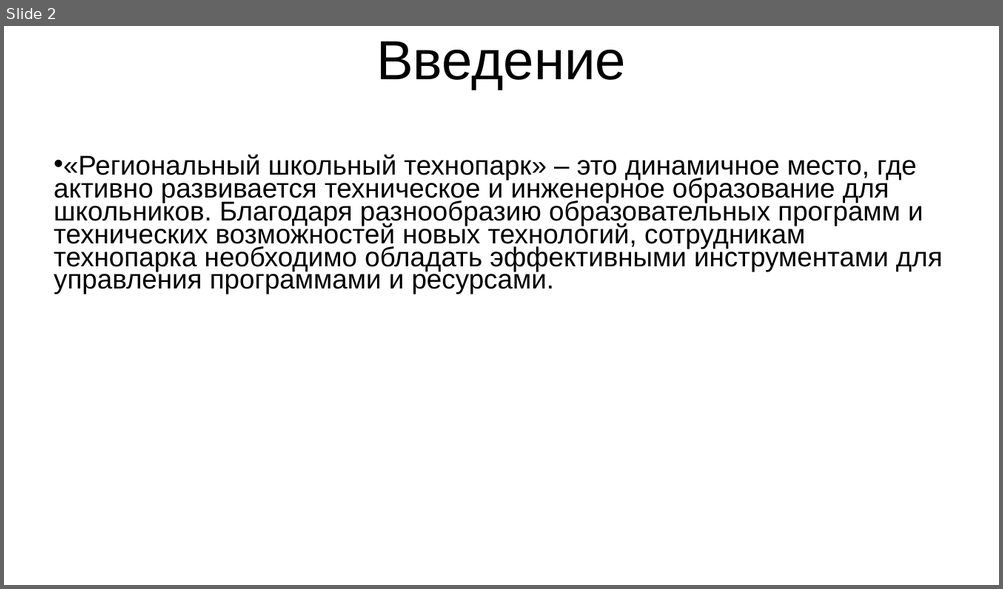
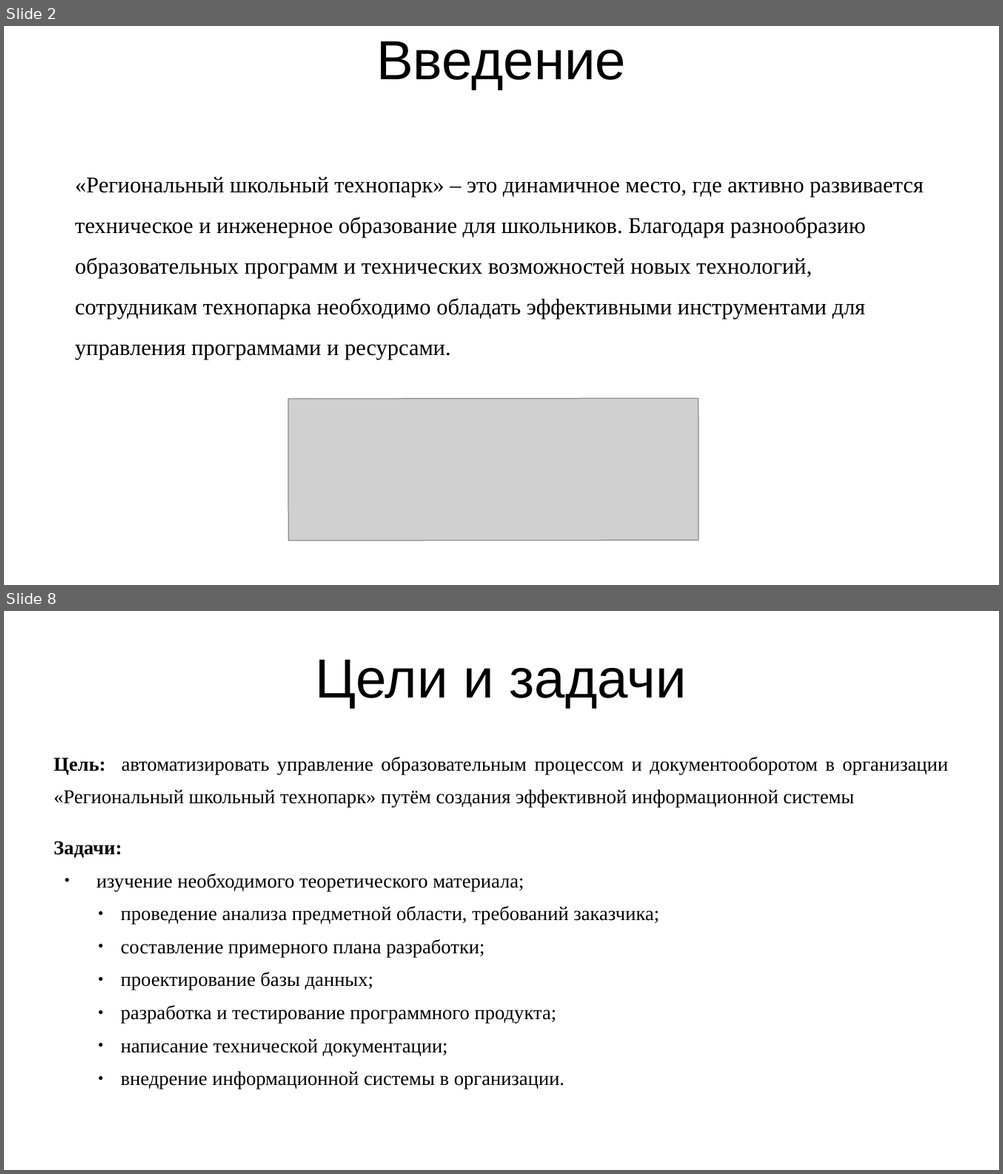
Before and after one commit to RAdKuzur/ASTU, a slide deck: Дипломная работа/Презентация диплома.pptx. Shown one above the other, each under a label of ours: slide 2 before the commit, slides 2 and 8 after it; the slides between them are not shown. The pictures are 1003x589 and 1003x1174 pixels, drawn with LibreOffice and Linux fonts; fonts in the diff are those of the drawing; grey boxes stand for pictures. Boxes give left, top, right and bottom in pixels: in the first picture for what was removed or moved away, otherwise in the second. Text is boxed around its words. In the diff, an @@ line names an element or a change of style, - is before the commit and + after.

```diff
--- a/Дипломная работа/Презентация диплома.pptx
+++ b/Дипломная работа/Презентация диплома.pptx
@@ slide 8 added at <box>4,611,999,1170</box>, background #FFFFFF @@
@@ title added at <box>316,659,686,708</box>, 44 pt, text #000000 @@
+Цели и задачи
@@ text added at <box>54,757,948,1090</box>, 15.7 pt, text #000000 @@
+Цель: автоматизировать управление образовательным процессом и документооборотом в организации «Региональный школьный технопарк» путём создания эффективной информационной системы
+Задачи:
+● изучение необходимого теоретического материала;
+● проведение анализа предметной области, требований заказчика;
+● составление примерного плана разработки;
+● проектирование базы данных;
+● разработка и тестирование программного продукта;
+● написание технической документации;
+● внедрение информационной системы в организации.
@@ slide 2 changed as well @@
@@ text "«Региональный школьный технопарк» – это ...": place and size @@
-text "«Региональный школьный технопарк» – это ..." at <box>54,154,942,295</box>
+text "«Региональный школьный технопарк» – это ..." at <box>75,177,923,360</box>
@@ text "«Региональный школьный технопарк» – это ..." at <box>75,177,923,360</box>: size 21.7 to 18 pt, font Arial to Times New Roman; bullet • to none; line spacing 0.7 to 1.5 @@
@@ picture added at <box>288,398,698,541</box> @@
```
Also in this commit, not shown: 1 other slide changed, 7 other slides added, 5 slides removed, 3 other files.
